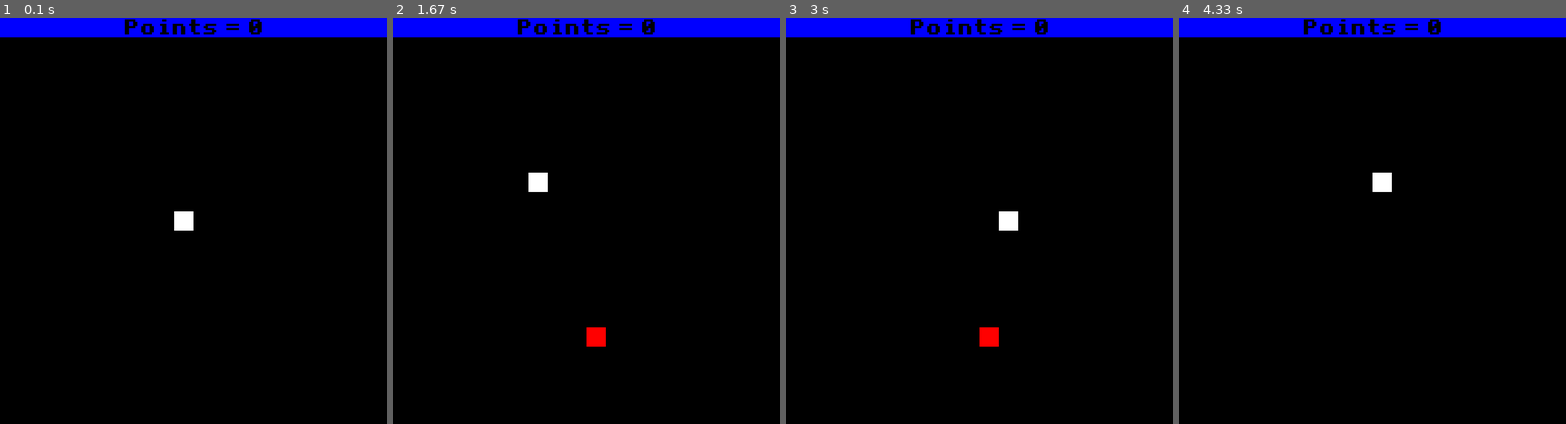
Above: before the commit, frames 1-4 (left to right).
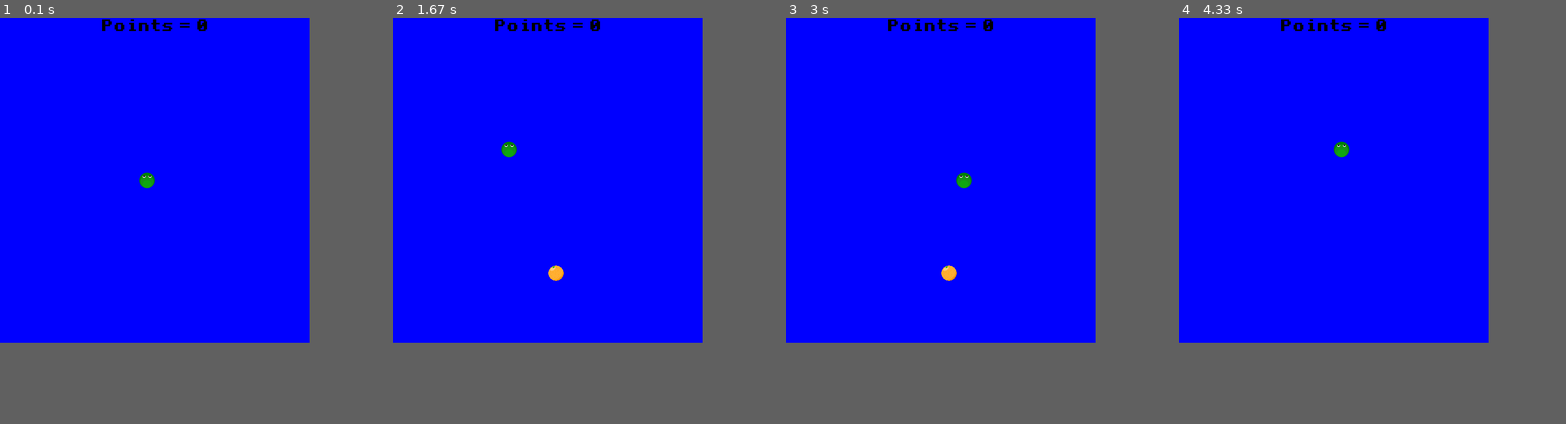
Above: after the commit, the same moments.

Repository: mattvenn/python-workshop
Game: pygame game, started from demos/pygame/snake/snake.py
Same seed, same stepped clock (60 frames per second), same inputs: the game is played once before the commit and once after it. The source is Python 2; it was converted automatically to run under Python 3.
Inputs:
- Up to frame 1 (0.1 s): no input
- Up to frame 2 (1.67 s): hold Right 0.33-0.8 s; hold Up 0.83-1.3 s; hold Right from 1.33 s (still down)
- Up to frame 3 (3 s): release Right at 1.83 s; hold Down 2.43-2.98 s
- Up to frame 4 (4.33 s): hold Left 3.02-3.57 s; hold Up 3.6-4.15 s; hold Right from 4.18 s (still down)
In our replay, the window is 800x840 before the commit and 640x672 after it. These sizes can differ from the game's own. Grey fills any space a smaller window leaves; there, only what the larger window draws over its background counts as a difference.

The runs differ from the first frame. In frame 1, 62% of the frame differs, in the area x 0-100%, y 0-80%; in frame 2, 62%, in the area x 0-100%, y 0-81%; in frame 3, 62%; in frame 4, 62%.

Commit message:
added sprites

Diff:
--- a/demos/pygame/snake/snake.py
+++ b/demos/pygame/snake/snake.py
@@ -20,7 +20,7 @@
 RED      = (255, 0,   0  )
 
 # Screen dimensions
-tile_size = 40
+tile_size = 32
 tiles = 20
 screen_width  = tile_size * tiles
 score_height = tile_size
@@ -40,8 +40,8 @@
         pygame.sprite.Sprite.__init__(self)
 
         # Set height, width
-        self.image = pygame.Surface([tile_size, tile_size])
-        self.image.fill(WHITE)
+        self.image = pygame.image.load("head.png").convert_alpha()
+        print self.image.get_flags()
 
         self.rect = self.image.get_rect()
         self.rect.y = (tiles / 2) * tile_size
@@ -112,9 +112,8 @@
         # Call the parent's constructor
         pygame.sprite.Sprite.__init__(self)
 
-        # Set height, width
-        self.image = pygame.Surface([tile_size, tile_size])
-        self.image.fill(GREEN)
+        #load sprite
+        self.image = pygame.image.load("tail.png").convert_alpha()
 
         self.rect = self.image.get_rect()
         (self.rect.x,self.rect.y) = (x,y)
@@ -133,9 +132,9 @@
         # Call the parent's constructor
         pygame.sprite.Sprite.__init__(self)
 
-        # Set height, width
-        self.image = pygame.Surface([tile_size, tile_size])
-        self.image.fill(RED)
+        #load sprite
+        self.image = pygame.image.load("fruit.png").convert_alpha()
+        print self.image.get_flags()
 
         # Make our bottom-left corner the passed-in location.
         self.rect = self.image.get_rect()
@@ -228,7 +227,7 @@
     #update all sprites
     all_sprite_list.update()
 
-    screen.fill(BLACK)
+    screen.fill(BLUE)
 
     all_sprite_list.draw(screen)
 
Binary file added: demos/pygame/snake/fruit.png
Binary file added: demos/pygame/snake/head.png
Binary file added: demos/pygame/snake/tail.png
